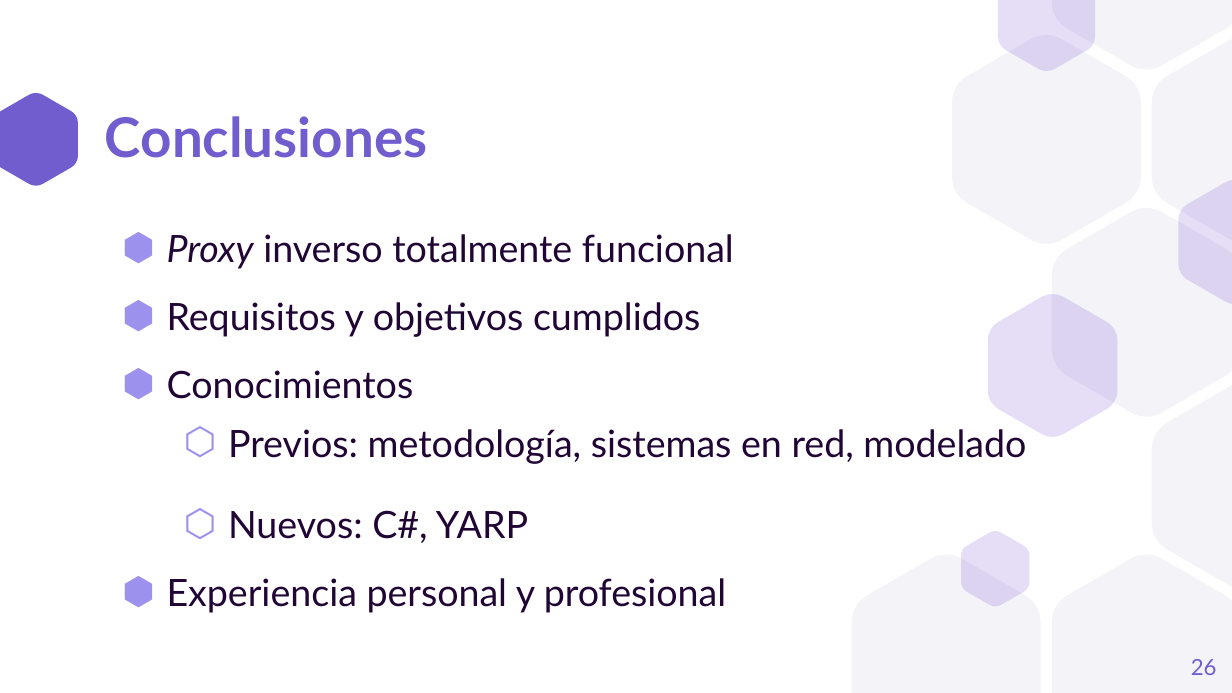
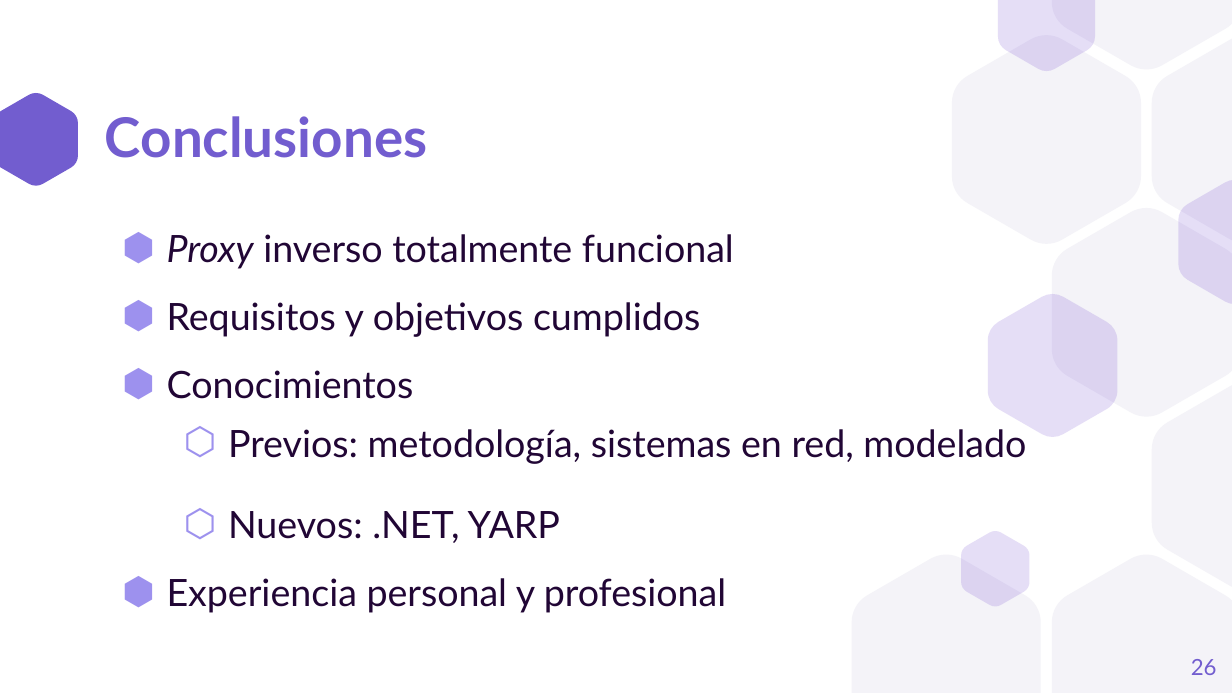
Before and after one commit to a1ex9788/TFG, a slide deck: slide 26 of TFG_AlejandroCarrion.pptx. Drawn at 1232x693 pixels with LibreOffice and Linux fonts; fonts in the diff are those of the drawing. Boxes give left, top, right and bottom in pixels: in the first picture for what was removed or moved away, otherwise in the second. Text is boxed around its words. In the diff, an @@ line names an element or a change of style, - is before the commit and + after.

```diff
--- a/TFG_AlejandroCarrion.pptx
+++ b/TFG_AlejandroCarrion.pptx
@@ text at bbox=[228, 511, 560, 543]: text changed @@
-  ⬡ Nuevos: C#, YARP
+  ⬡ Nuevos: .NET, YARP
```
Also in this commit, not shown: 3 other slides changed.
